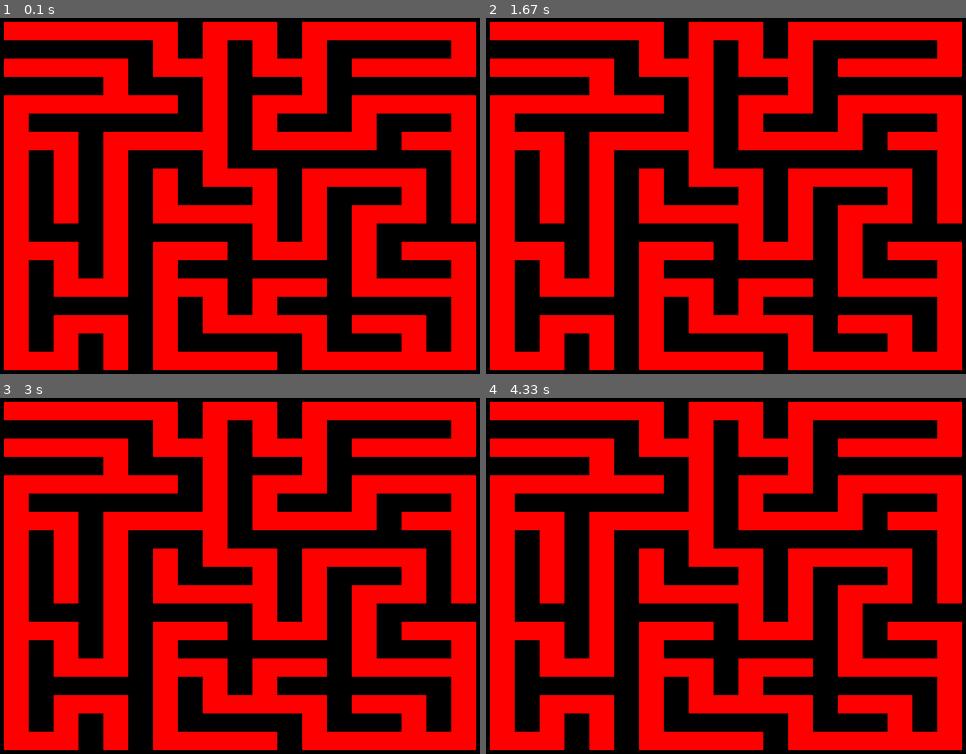
Above: before the commit, frames 1-4 (two rows, left to right).
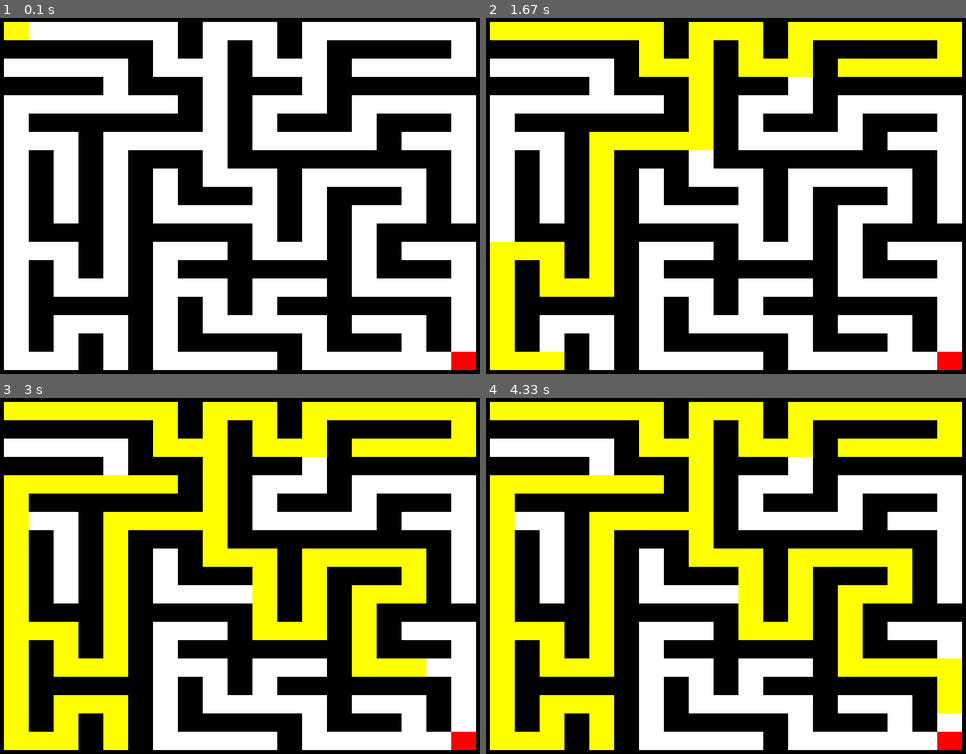
Above: after the commit, the same moments.

Repository: UltraViolet33/Maze-Solver
Game: pygame game, started from maze_pygame.py
Two runs of this game, one before a commit and one after it. Both use one fixed random seed, a clock stepped at 60 frames per second and the inputs below.
Inputs:
- Up to frame 1 (0.1 s): no input
- Up to frame 2 (1.67 s): no input
- Up to frame 3 (3 s): no input
- Up to frame 4 (4.33 s): no input

The runs differ from the first frame. In frame 1, 53% of the frame differs, in the area x 0-100%, y 1-99%; in frame 2, 53%; in frame 3, 53%; in frame 4, 53%.

Commit message:
display solving path

Diff:
--- a/maze_pygame.py
+++ b/maze_pygame.py
@@ -13,6 +13,8 @@
 pygame.display.set_caption("Random Maze Generation using Randomized Prim's")
 
 path_list = []
+
+# solve_path = []
 
 elem_list = []
 direction = 0
@@ -36,9 +38,130 @@
             else:
                 elem_list[i].append(0)
 
-    print(elem_list)
+    # print(len(elem_list))
+    # print(elem_list[20][20])
 
     find_path()
+
+
+# def solve_maze(x, y):
+#     solve = False
+#     # check if the cell is the solution
+
+
+#     while not solve:
+#         if x == 20 and y == 20:
+#             solve = True
+#             return True
+
+#         # mark as visited the cell
+#         elem_list[x][y] = 5
+
+#         possibles_moves = check_valid_moves(x, y)
+#         if len(possibles_moves):
+#             direction_solve = random.choice(possibles_moves)
+#             if len(possibles_moves) > 1:
+#                 solve_path.append([x, y])
+#             x, y = set_solution_path(x, y, direction_solve)
+#         else:
+#                 # print("path list : ", path_list)
+#                 # print("Possible list : ", possible_list)
+
+#             path = random.choice(solve_path)
+#             solve_path.remove(path)
+#             x = path[0]
+#             y = path[1]
+
+# if yes return true
+# else
+# possibles moves
+
+# take one move
+
+# mark as visited and repeat
+
+
+def solve_maze(x, y):
+    solve_path = []  # Make sure solve_path is initialized
+    solve = False
+
+
+    while not solve:
+        elem_list[x][y] = 5
+        if x == 19 and y == 19:
+            solve = True
+            return True
+
+        # pygame.display.update()
+
+
+        print("x ",x)
+        print("y ", y)
+
+          # Mark as visited
+        pygame.time.delay(50)  # Add a small delay to visualize the final maze
+        draw_maze()
+
+        possibles_moves = check_valid_moves(x, y)
+        print(possibles_moves)
+        if len(possibles_moves):
+            direction_solve = random.choice(possibles_moves)
+            if len(possibles_moves) > 1:
+                solve_path.append([x, y])
+            x, y = set_solution_path(x, y, direction_solve)
+        else:
+            if not solve_path:
+                return False
+            # Print the contents of solve_path for debugging
+            print("solve_path:", solve_path)
+
+            path = random.choice(solve_path)
+            solve_path.remove(path)
+            x = path[0]
+            y = path[1]
+
+
+
+    return False
+
+
+def set_solution_path(x, y, direction):
+    if direction == 0:
+        elem_list[x + 1][y] = 5
+        x += 2
+    if direction == 1:
+        elem_list[x][y + 1] = 5
+        y += 2
+    if direction == 2:
+        elem_list[x - 1][y] = 5
+        x -= 2
+    if direction == 3:
+        elem_list[x][y - 1] = 5
+        y -= 2
+
+    return (x, y)
+
+
+def check_valid_moves(x, y):
+    temp_list = []
+
+    if x + 1 != maze_width - 1:
+        if elem_list[x + 1][y] != 1 and elem_list[x + 1][y] != 5:
+            temp_list.append(0)
+
+    if y + 1 != maze_height - 1:
+        if elem_list[x][y + 1] != 1 and elem_list[x][y + 1] != 5:
+            temp_list.append(1)
+
+    if x - 1 != 0:
+        if elem_list[x - 1][y] != 1 and elem_list[x - 1][y] != 5:
+            temp_list.append(2)
+
+    if y - 1 != 0:
+        if elem_list[x][y - 1] != 1 and elem_list[x][y - 1] != 5:
+            temp_list.append(3)
+
+    return temp_list
 
 
 def find_path():
@@ -57,8 +180,8 @@
             set_path()
             zero_amount -= 1
         else:
-            print("path list : ", path_list)
-            print("Possible list : ", possible_list)
+            # print("path list : ", path_list)
+            # print("Possible list : ", possible_list)
 
             path = random.choice(path_list)
             path_list.remove(path)
@@ -91,9 +214,20 @@
 
 def draw_maze():
     cell_width, cell_height = screen_width // maze_width, screen_height // maze_height
-    for y in range(maze_height):
-        for x in range(maze_width):
-            color = (0, 0, 0) if elem_list[y][x] == 1 else (255, 0, 0)
+    for y in range(maze_height):  # Iterate through y first
+        for x in range(maze_width):  # Then iterate through x
+
+            if elem_list[y][x] == 1:
+                color = (0, 0, 0)  # Wall cell
+            elif elem_list[y][x] in [2, 3]:
+                color = (255, 255, 255)  # Empty cell
+            elif elem_list[y][x] == 5:
+                color = (255, 255, 0)  # Solution path cell
+
+            # Goal cell
+            if x == 19 and y == 19:
+                color = (255, 0, 0)
+
             pygame.draw.rect(
                 screen,
                 color,
@@ -102,16 +236,18 @@
     pygame.display.flip()
 
 
+
+
 def check_valid():
     temp_list = []
 
     if cur_x + 1 != maze_width - 1:
-        print(cur_x)
+        # print(cur_x)
         if elem_list[cur_x + 1][cur_y] != 3 and elem_list[cur_x + 2][cur_y] != 2:
             temp_list.append(0)
 
     if cur_y + 1 != maze_height - 1:
-        print(cur_y + 1)
+        # print(cur_y + 1)
         if elem_list[cur_x][cur_y + 1] != 3 and elem_list[cur_x][cur_y + 2] != 2:
             temp_list.append(1)
 
@@ -129,6 +265,10 @@
 def main():
     generate()
     draw_maze()
+    # pygame.time.delay(1000)  # Add a small delay to visualize the final maze
+
+    print(elem_list)
+    print(solve_maze(1, 1))
 
     running = True
     while running:
